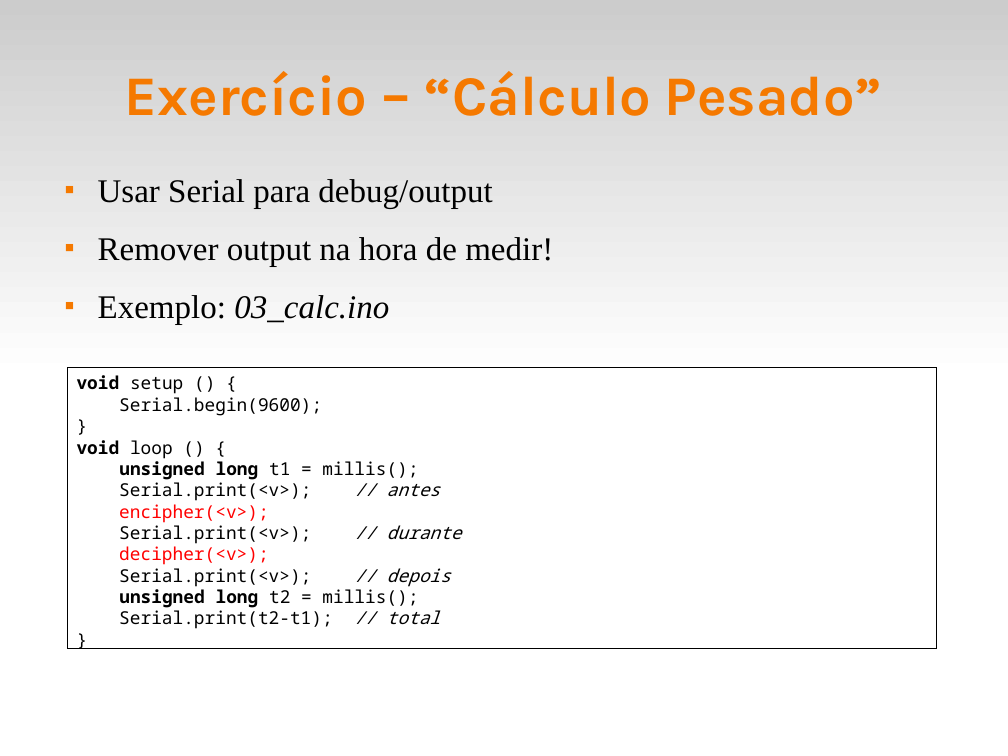
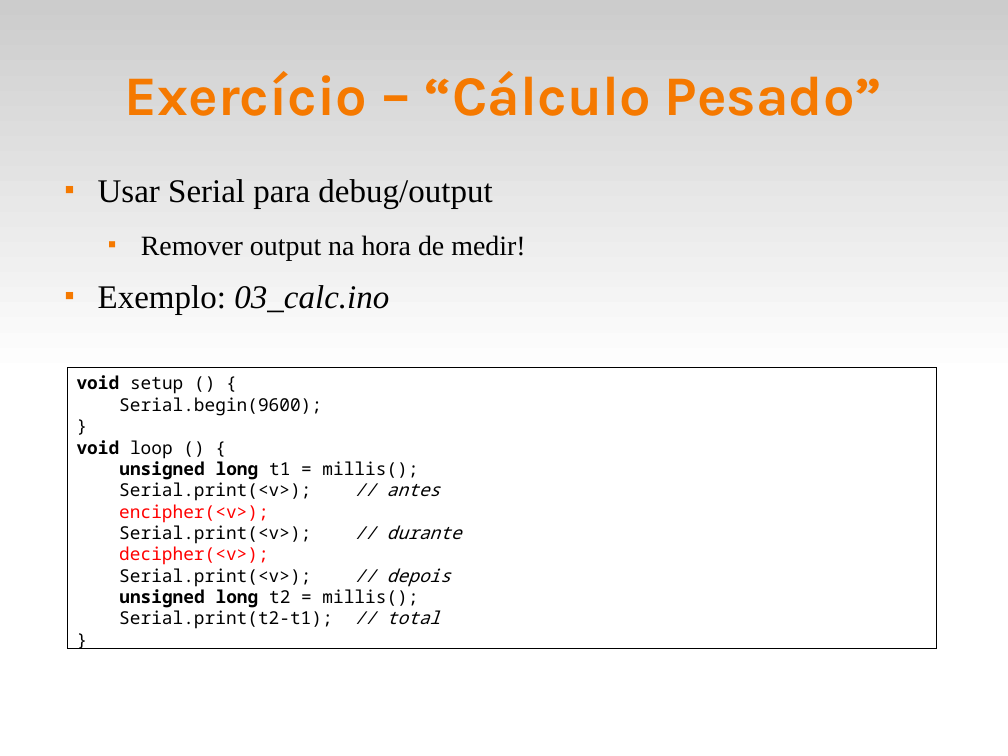
Before and after one commit to fsantanna-uerj/reativos, a slide deck: slide 31 of slides/03_modelos.odp (slide 29 before the commit). Drawn at 1008x756 pixels with LibreOffice and Linux fonts; fonts in the diff are those of the drawing. Boxes give left, top, right and bottom in pixels: in the first picture for what was removed or moved away, otherwise in the second. Text is boxed around its words. In the diff, an @@ line names an element or a change of style, - is before the commit and + after.

```diff
--- a/slides/03_modelos.odp
+++ b/slides/03_modelos.odp
@@ text at (141,235,525,260): size 26 to 22 pt in "Remover output na hora de medir!"; list level 1 to 2 in "Remover output na hora de ..." @@
```
Also in this commit, not shown: 14 other slides changed, 9 slides added, 1 slide removed, 5 other files.
